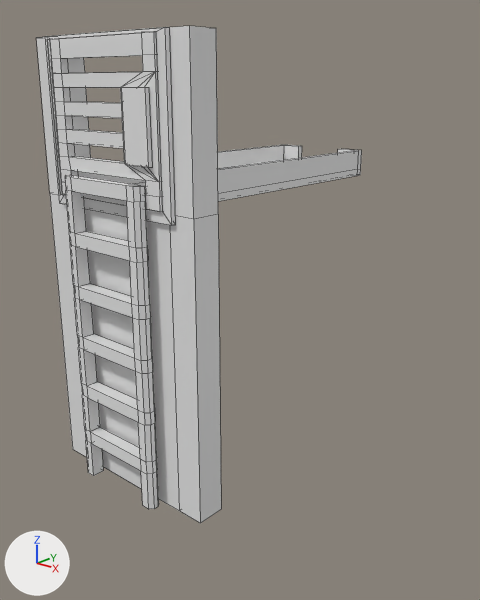
The Blender file Interactables/Vent_Ladder/entrance_duct.blend as it was, and as the next commit left it.
Camera for both pictures: a camera (50 mm lens) standing at (3.32, -2.59, 2.72) and looking at (0.28, 0.87, 1.22). Arrows for +X, +Y and +Z are at lower left; the lights stay in place. Mesh edges are drawn as thin lines.

The older version as bpy lines, for what is in view:
```python
me_cube = bpy.data.meshes.new('Cube')
me_cube.from_pydata(...)  # 24 vertices, 22 faces; spans x -0.7..0.7, y 0.0..0.2, z 0.0..3.0
me_cube.materials.append(mat_material)  # white #e7e7e7
me_cube_002 = bpy.data.meshes.new('Cube.002')
me_cube_002.from_pydata(...)  # 154 vertices, 171 faces; spans x -0.36..0.36, y -0.12..-0.03, z 0.0..2.16
me_cube_005 = bpy.data.meshes.new('Cube.005')
me_cube_005.from_pydata(...)  # 76 vertices, 74 faces; spans x -0.55..0.55, y -0.03..2.24, z 1.95..3.0
me_cube_006 = bpy.data.meshes.new('Cube.006')
me_cube_006.from_pydata(...)  # 104 vertices, 111 faces; spans x -0.014..0.974, y -0.045..0.035, z -0.465..0.495
ob_cube = bpy.data.objects.new('Cube', me_cube)
ob_cube.location = (0.0, 0.0, 0.0)
ob_vent_door = bpy.data.objects.new('Vent_Door', me_cube_006)
ob_vent_door.location = (-0.494, -0.035, 2.485)
ob_vent_doorframe = bpy.data.objects.new('Vent_DoorFrame', me_cube_005)
ob_vent_doorframe.location = (0.0, 0.0, 0.0)
ob_vent_stairs = bpy.data.objects.new('Vent_Stairs', me_cube_002)
ob_vent_stairs.location = (0.0, 0.0, 0.0)
```
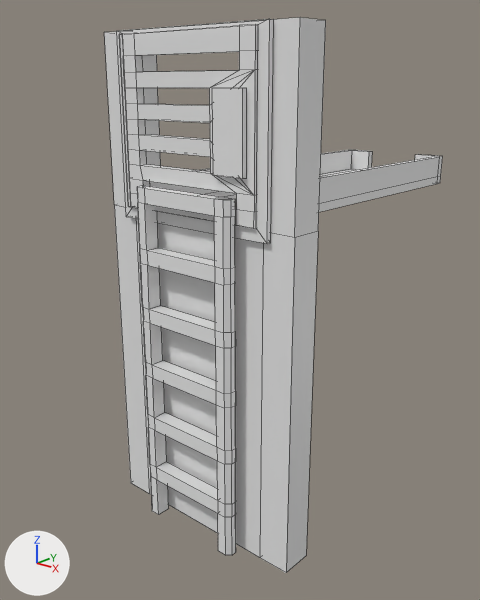
What the commit changed:
me_cube_002 has 154 vertices, 171 faces and spans x -0.36..0.36, y -0.12..-0.03, z 0.0..2.16.
me_cube_002 is used by ob_vent_stairs; location (0.0, 0.0, 0.0).
me_cube_002 part 1: the whole mesh is moved by (0.7, 0.0, 0.0).
me_cube_006 has 104 vertices, 111 faces and spans x -0.014..0.974, y -0.045..0.035, z -0.465..0.495.
me_cube_006 is used by ob_vent_door; location (-0.494, -0.035, 2.485).
me_cube_006 part 2: the whole mesh is moved by (0.206, -0.035, 2.485).
me_cube_005 has 76 vertices, 74 faces and spans x -0.55..0.55, y -0.03..2.24, z 1.95..3.0.
me_cube_005 is used by ob_vent_doorframe; location (0.0, 0.0, 0.0).
me_cube_005 part 3: the whole mesh is moved by (0.7, 0.0, 0.0).
Mesh me_wall_vent_whole is new.
It has 24 vertices, 22 faces and spans x 0.0..1.4, y 0.0..0.2, z 0.0..3.0.
It uses material mat_material (white #e7e7e7).
Object 'Cube' (ob_cube) is deleted.
Object 'Vent_Door' (ob_vent_door) moves from (-0.494, -0.035, 2.485) to (0.0, 0.0, 0.0).
Object 'Wall_Vent_Whole' (ob_wall_vent_whole) is new; it shows me_wall_vent_whole.
Its location is (0.0, 0.0, 0.0).

Changed parts and their boxes (x1, y1, x2, y2) in the pictures (480 x 600 px):
'Wall_Vent_Whole', added
    after: (104, 17, 326, 573)
'Cube', deleted
    before: (36, 26, 221, 523)
'Vent_Stairs', mesh moved
    before: (65, 175, 159, 509)
    after: (137, 185, 236, 555)
'Vent_Door', moved
    before: (47, 32, 163, 212)
    after: (119, 24, 258, 229)
'Vent_DoorFrame', mesh moved
    before: (45, 27, 362, 225)
    after: (117, 19, 443, 244)
